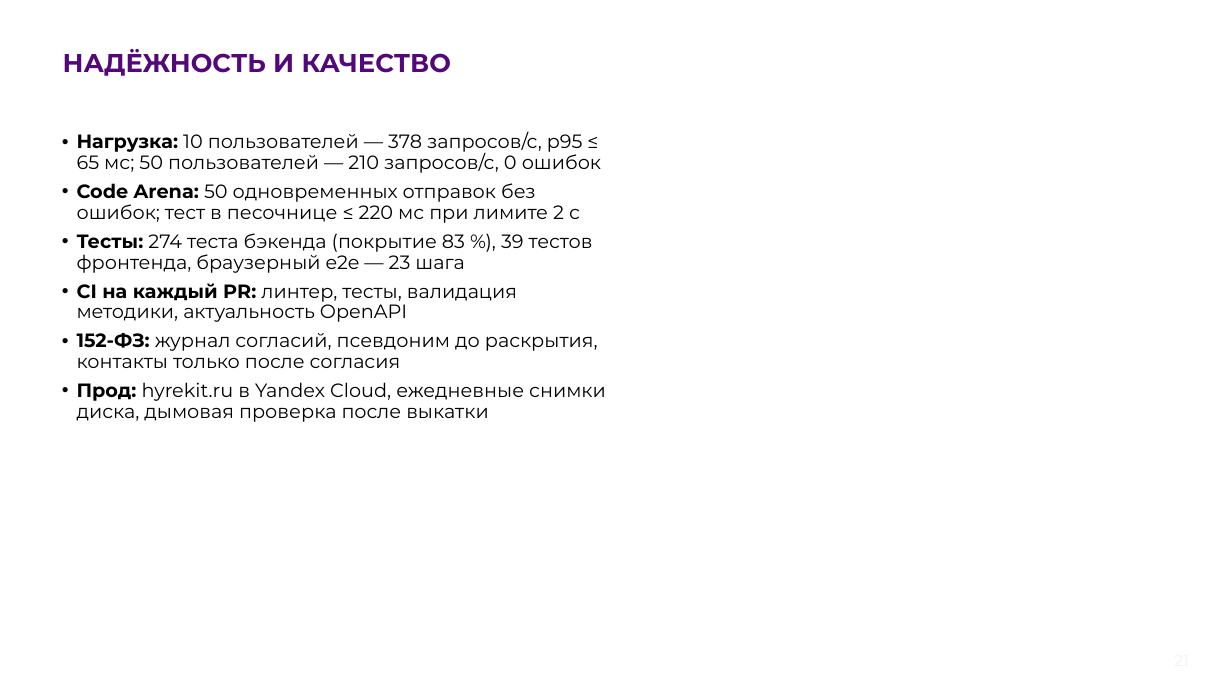
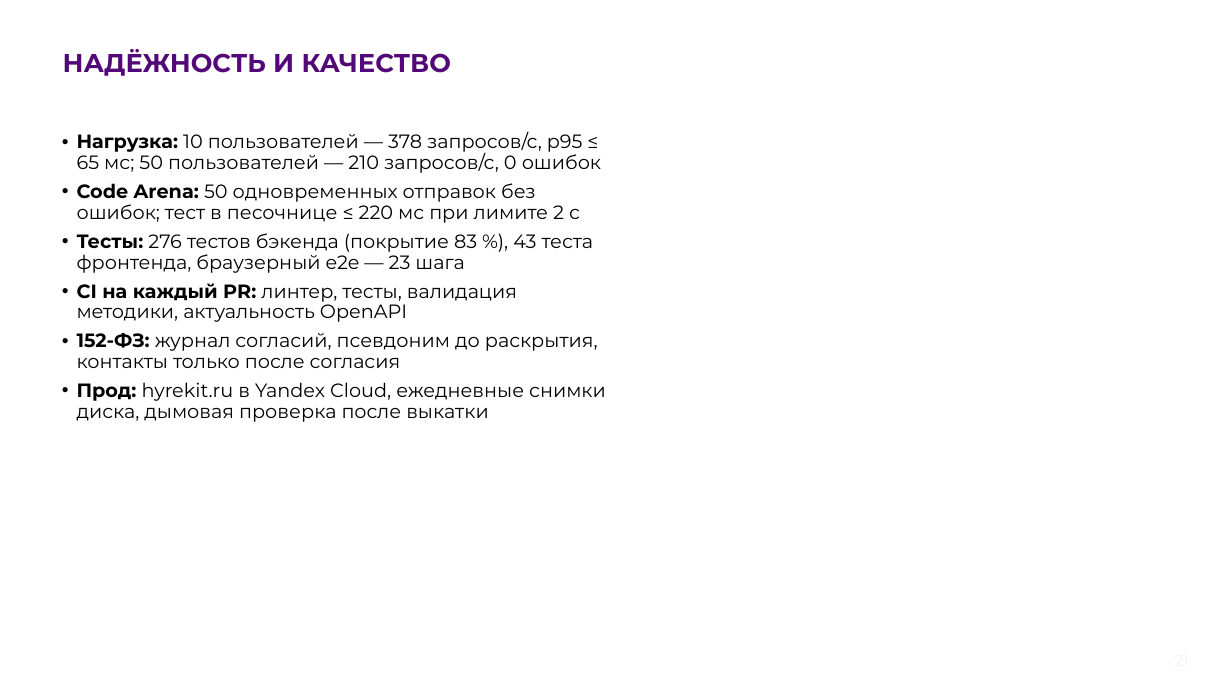
Before and after one commit to Fighter90/hyrekit_fsp, a slide deck: slide 21 of docs/presentation/HyreKit_pitch.pptx. Drawn at 1232x693 pixels with LibreOffice and Linux fonts; fonts in the diff are those of the drawing; background and template pictures are left out. Boxes give left, top, right and bottom in pixels: in the first picture for what was removed or moved away, otherwise in the second. Text is boxed around its words. In the diff, an @@ line names an element or a change of style, - is before the commit and + after.

Commit message:
Сверка с ТЗ и регресс: Swagger на проде, счётчик откликов, документация и презентация (#21)
Swagger UI, ReDoc и /openapi.json проксируются nginx фронтенда в API.
Кандидат видит число откликов у вакансии. Версия сборки видна на телефоне.
Склонения в сообщениях 404 и стаже PDF-профиля.
Документация и презентация сверены с кодом и results.md: 276 и 43 теста,
0.90 и 60.5 %, фильтры подборки, критерий презентации, ссылки на видео.
cryptography закреплена. smoke.py берёт задание демо-работодателя.

```diff
--- a/docs/presentation/HyreKit_pitch.pptx
+++ b/docs/presentation/HyreKit_pitch.pptx
@@ text at [77, 233, 594, 273]: text changed @@
-• Тесты: 274 теста бэкенда (покрытие 83 %), 39 тестов фронтенда, браузерный e2e — 23 шага
+• Тесты: 276 тестов бэкенда (покрытие 83 %), 43 теста фронтенда, браузерный e2e — 23 шага
```
Also in this commit, not shown: 1 other slide changed, 24 other files.
